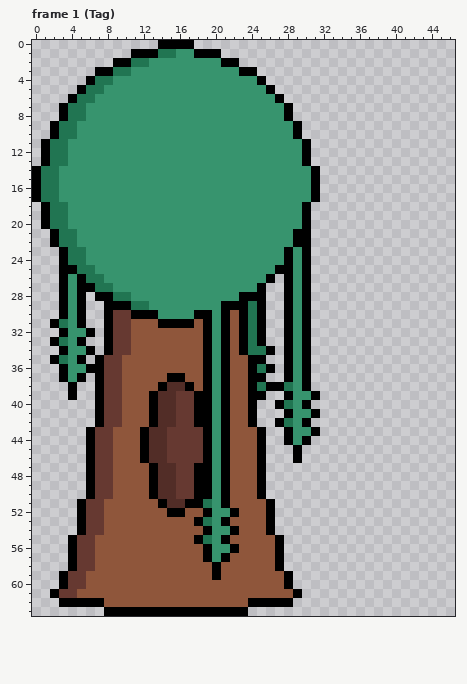
Two versions of one pixel-art file, Wall-E/Assets/Sprites/Backgrounds/AreaA/ATree1C.aseprite. The first picture shows the starting point.
64x64 pixels, 17 frames. Shown: frame 1 (Tag): x 0..46, y 0..63. The commit also changed other frames, which this record leaves out.
New version:
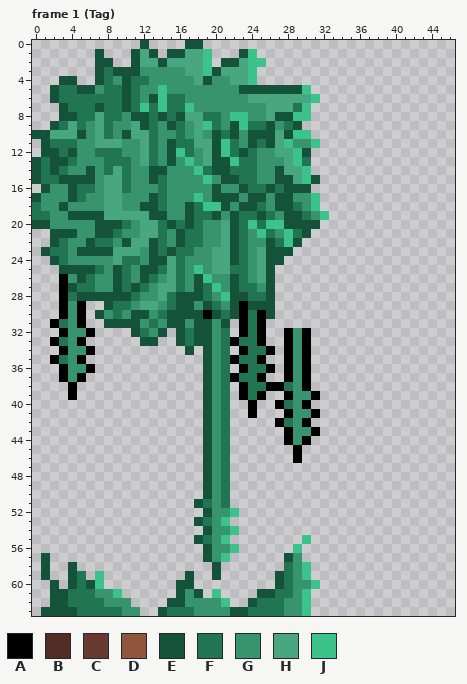
Palette (. is transparent): A #000000  B #522d27  C #663931  D #8f563b  E #145339  F #217552  G #37946e  H #48a780  J #3bc38b
Edits made:
layer "Trunk and Leaves" now hidden
layer "Leaves" added
layer "Grass" added
--- frame 1 (Tag)
@@ x 0..46 @@
- 0 ..............AAAA.............................
- 1 ...........AAAFFGGAAA..........................
- 2 .........AAFFGGGGGGGGAA........................
- 3 .......AAFFGGGGGGGGGGGGAA......................
- 4 ......AFFGGGGGGGGGGGGGGGGA.....................
- 5 .....AFFGGGGGGGGGGGGGGGGGGA....................
- 6 ....AFFGGGGGGGGGGGGGGGGGGGGA...................
- 7 ...AFFGGGGGGGGGGGGGGGGGGGGGGA..................
- 8 ...AFFGGGGGGGGGGGGGGGGGGGGGGA..................
- 9 ..AFFGGGGGGGGGGGGGGGGGGGGGGGGA.................
-10 ..AFFGGGGGGGGGGGGGGGGGGGGGGGGA.................
-11 .AFFGGGGGGGGGGGGGGGGGGGGGGGGGGA................
-12 .AFFGGGGGGGGGGGGGGGGGGGGGGGGGGA................
-13 .AFFGGGGGGGGGGGGGGGGGGGGGGGGGGA................
-14 AFFGGGGGGGGGGGGGGGGGGGGGGGGGGGGA...............
-15 AFFGGGGGGGGGGGGGGGGGGGGGGGGGGGGA...............
-16 AFFGGGGGGGGGGGGGGGGGGGGGGGGGGGGA...............
-17 AFFGGGGGGGGGGGGGGGGGGGGGGGGGGGGA...............
-18 .AFFGGGGGGGGGGGGGGGGGGGGGGGGGGA................
-19 .AFFGGGGGGGGGGGGGGGGGGGGGGGGGGA................
-20 .AFFGGGGGGGGGGGGGGGGGGGGGGGGGGA................
-21 ..AFFGGGGGGGGGGGGGGGGGGGGGGGGAA................
-22 ..AFFGGGGGGGGGGGGGGGGGGGGGGGGAA................
-23 ...AFFGGGGGGGGGGGGGGGGGGGGGGAGA................
-24 ...AFFGGGGGGGGGGGGGGGGGGGGGGAGA................
-25 ...AAFFGGGGGGGGGGGGGGGGGGGGAAGA................
-26 ...AGAFFGGGGGGGGGGGGGGGGGGA.AGA................
-27 ...AGAAFFGGGGGGGGGGGGGGGGA..AGA................
-28 ...AGA.AAFFGGGGGGGGGGGGAAA..AGA................
-29 ...AGA..AAAFFGGGGGGGGAAAFA..AGA................
-30 ...AGA..ACCAAAGGGGAAGADAFA..AGA................
-31 ..AFGA..ACCDDDAAAADAGADAFA..AGA................
-32 ...AGGA.ACCDDDDDDDDAGADAFA..AGA................
-33 ..AFGA..ACCDDDDDDDDAGADAFA..AGA................
-34 ...AGGA.ACCDDDDDDDDAGADAFFA.AGA................
-35 ..AFGA.ACCDDDDDDDDDAGADDAA..AGA................
-36 ...AGGAACCDDDDDDDDDAGADDAFA.AGA................
-37 ...AGA.ACCDDDDDAADDAGADDAA..AGA................
-38 ....A..ACCDDDDABBADAGADDAFAAFGA................
-39 ....A..ACCDDDABBCCAAGADDAA..AGGA...............
-40 .......ACCDDDABBCCAAGADDA..AFGA................
-41 .......ACCDDDABBCCAAGADDA...AGGA...............
-42 .......ACCDDDABBCCAAGADDA..AFGA................
-43 ......ACCDDDABBCCCCAGADDDA..AGGA...............
-44 ......ACCDDDABBCCCCAGADDDA..AGA................
-45 ......ACCDDDABBCCCCAGADDDA...A.................
-46 ......ACCDDDABBCCCCAGADDDA...A.................
-47 ......ACCDDDDABBCCAAGADDDA.....................
-48 ......ACCDDDDABBCCAAGADDDA.....................
-49 ......ACCDDDDABBCCAAGADDDA.....................
-50 ......ACCDDDDABBCCAAGADDDA.....................
-51 .....ACCDDDDDDABBAAFGADDDDA....................
-52 .....ACCDDDDDDDAADDAGGADDDA....................
-53 .....ACCDDDDDDDDDDAFGADDDDA....................
-54 .....ACCDDDDDDDDDDDAGGADDDA....................
-55 ....ACCDDDDDDDDDDDAFGADDDDDA...................
-56 ....ACCDDDDDDDDDDDDAGGADDDDA...................
-57 ....ACCDDDDDDDDDDDDAGADDDDDA...................
-58 ....ACCDDDDDDDDDDDDDADDDDDDA...................
-59 ...ACCDDDDDDDDDDDDDDADDDDDDDA..................
-60 ...ACCDDDDDDDDDDDDDDDDDDDDDDA..................
-61 ..ACCDDDDDDDDDDDDDDDDDDDDDDDDA.................
-62 ...AAAAADDDDDDDDDDDDDDDDAAAAA..................
-63 ........AAAAAAAAAAAAAAAA.......................
+ 0 ............E....EE............................
+ 1 .......E...EHE.EEHHJ...EJ......................
+ 2 .......EE..EHHEHHHHJ.EEHJJ.....................
+ 3 .......EFEEEGGGGGHHJEHHHJ......................
+ 4 ...EE..EFGEFFGGGGGHEGGHHJ......................
+ 5 ..EFFEEGFFEFGGJGGGGGGGGEEEEEEEJ................
+ 6 ..EFFFFFFFEFGEJFFGGGGGGGHHHHHHHJ...............
+ 7 ...EFFFEFFEFJFJFFJGGGGGGGGHHHFJ................
+ 8 ...EEFFHFFGEEFEFEHHFFGJJGGHEEJJ................
+ 9 ..EFHFGHFGGHEFGEFGHJFGEJFFEGFE.................
+10 EEHHHEGHFGEHHFGGFGHGEFEGEEEHEJJ................
+11 .EFFFGGHHHGGHFGEFFHHEJFGEFEHJGGJ...............
+12 .EEFEGGFFFGGHFGEJFGHEJFEFGGHHJE................
+13 EFEEFGGGFFFGHFGEGJGHEEJFFGGGHJF................
+14 EFEFGGEGFHFGGEEGGGJFEEFFFGGEHHJ................
+15 EFFEEEEGHHFGGEFGGGGJGEEFFGGEEHJE...............
+16 .EGGEFFGHHFGGGFGGGGGEGGEFFEFEEE................
+17 EGGGEFGGHHGGGEFGGGJGEEEGEEGEEGGJ...............
+18 FGGEGGGGHHGGEEFGGEFJJEGEEFGEEFGJ...............
+19 FFGGEEEEHHHHHEEGGEFFEGEFFEFGEEFGJ..............
+20 EEGGGGGEEEFGHHFEFEFGGHEFJFJJEEEE...............
+21 ..EEEGGEEFGGHHFGEFFGGHEFGJFGJFE................
+22 ..EFGGEFFGEHHEFGEFFGGHEFGGEFJE.................
+23 .EFFGEEEEHHHGEFEFFGGHHEFGHEEE..................
+24 ..EFGGGGGHFFGEEHFGGGHHEFGHEE...................
+25 ...EEEEFGEFGEEFHFGJGHHFFGHE....................
+26 ...AGEFGGEFGEFGHFGEJGGEFGHE....................
+27 ...AEFFGGEFEFGHHFGEFJGEFFGE....................
+28 ...AFEEEEEEFGGHFEEEFGJEEFFE....................
+29 ...AGA..EFFGHHGFEEGEFGEAEEE....................
+30 ...AGA.EGFGEEGFEEEEAEFEAFAE....................
+31 ..AFGA..EEEEGFGEEGEEGE.AFA.....................
+32 ...AGGA....EFGE.EFEEGF.AFA..AGA................
+33 ..AFGA......EE..EFEEGFAFFA..AGA................
+34 ...AGGA..........E.EGF.AFFA.AGA................
+35 ..AFGA.............EGFAFFA..AGA................
+36 ...AGGA............EGF.AFFA.AGA................
+37 ...AGA.............EGFAFFA..AGA................
+38 ....A..............EGF.AFFAAFGA................
+39 ....A..............EGF.AFA..AGGA...............
+40 ...................EGF..A..AFGA................
+41 ...................EGF..A...AGGA...............
+42 ...................EGF.....AFGA................
+43 ...................EGF......AGGA...............
+44 ...................EGF......AGA................
+45 ...................EGF.......A.................
+46 ...................EGF.......A.................
+47 ...................EGF.........................
+48 ...................EGF.........................
+49 ...................EGF.........................
+50 ...................EGF.........................
+51 ..................EFGF.........................
+52 ...................EGGJ........................
+53 ..................EFGJ.........................
+54 ...................EGGJ........................
+55 ..................EFGJ........J................
+56 ...................EGGJ......J.................
+57 .E.................EGJ......EG.................
+58 .E..E...............E.......FGJ................
+59 .E..EF.J.........E..E......EFGJ................
+60 ..E.EFEJ........EE.........EFGGJ...............
+61 ..EEFFFGGJ......EGE.J....EEFFGJ................
+62 ..EEFFFFGGG....EEGGGGJ..EFFFGGJ................
+63 .EEEEFFFFFGG..EFFFGGGGEEFFFFGGJ................
Where, in picture pixels (left, top, right, bottom), the same in both pictures:
changed: (32, 40, 329, 616)
